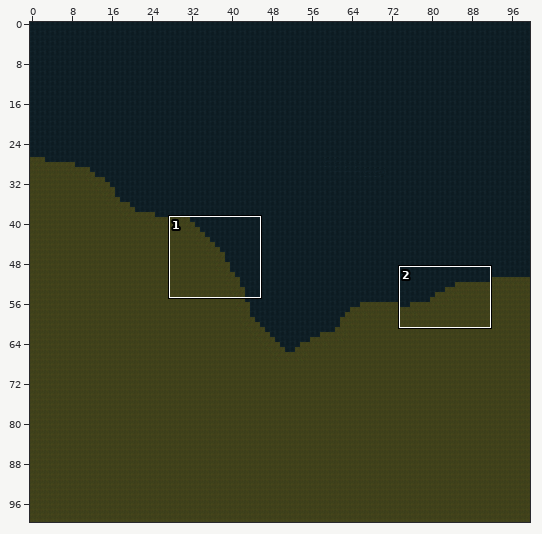
A Tiled map (JSON) gets an edit: LostAndDivine.ClientMonoGame/Content/Sectors/7_6.tmj. The first picture is a wide view before the edit; the outline marks the close-up.
Close-up. The starting point:
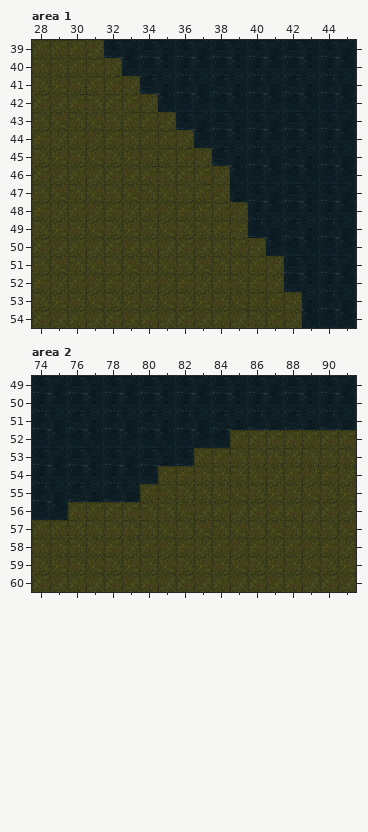
Cells are 64x64 px. Shown: area 1 x 28..45, y 39..54; area 2 x 74..91, y 49..60. The commit also changed other parts of the map, which this record leaves out.
After:
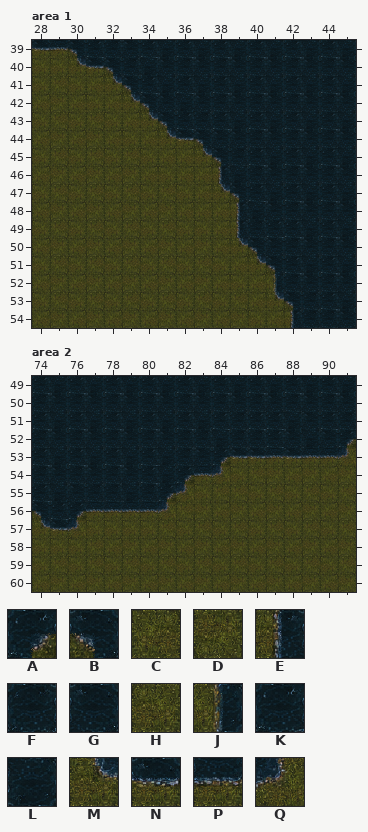
Key: from "World-Tilemap": A 10, B 11, C 91, D 92, E 98, F 99, G 100, H 121, J 128, K 129, L 130, M 158, N 159, P 160, Q 161.
_ is an empty cell.
Difference:
Layer "Слой тайлов 1", area 1:
The edit turns tile C into tile B in row 39 at x 30.
The edit turns tile D into tile B in row 40 at x 32; in row 41 at x 33; in row 42 at x 34; in row 43 at x 35; in row 50 at x 40; in row 51 at x 41.
The edit turns tile D into tile B in row 53 at x 42.
The edit turns tile G into tile B in row 44 at x 37.
The edit turns tile K into tile B in row 45 at x 38.
The edit turns tile L into tile B in row 47 at x 39.
The edit turns tile D into tile E in row 46 at x 38; in rows 48 to 49 at x 39; in row 54 at x 42.
The edit turns tile G into tile F in row 40 at x 33; in row 54 at x 43.
The edit turns tile K into tile F in row 39 at x 32; in row 49 at x 40.
The edit turns tile L into tile F in row 43 at x 37; in row 45 at x 39; in row 53 at x 43.
The edit turns tile F into tile G in row 44 at x 38.
The edit turns tile L into tile G in row 39 at x 33.
The edit turns tile D into tile J in row 52 at x 41.
The edit turns tile D into tile K in row 39 at x 31.
The edit turns tile L into tile K in row 49 at x 41.
The edit turns tile F into tile L in row 40 at x 34; in row 42 at x 36; in row 48 at x 40.
The edit turns tile G into tile L in row 46 at x 39.
The edit turns tile C into tile M in row 40 at x 30; in row 41 at x 32; in row 42 at x 33; in row 43 at x 34; in row 44 at x 35; in row 50 at x 39.
The edit turns tile C into tile M in row 51 at x 40; in row 53 at x 41.
The edit turns tile D into tile M in row 45 at x 37; in row 47 at x 38.
The edit turns tile C into tile N in row 39 at x 28; in row 40 at x 31.
The edit turns tile D into tile N in row 44 at x 36.
The edit turns tile C into tile P in row 39 at x 29.
Layer "Слой тайлов 1", area 2:
The edit turns tile C into tile A in row 52 at x 91; in row 53 at x 84; in row 54 at x 82; in row 56 at x 76.
The edit turns tile H into tile A in row 55 at x 81.
The edit turns tile F into tile B in row 56 at x 74.
The edit turns tile C into tile F in row 52 at x 85 to 86; in row 55 at x 80.
The edit turns tile G into tile F in row 52 at x 83.
The edit turns tile K into tile F in row 53 at x 82; in row 55 at x 78.
The edit turns tile L into tile F in row 51 at x 85 and 91; in row 55 at x 77.
The edit turns tile C into tile G in row 52 at x 88 and 90; in row 53 at x 83.
The edit turns tile K into tile G in row 55 at x 76.
The edit turns tile L into tile G in row 51 at x 89.
The edit turns tile C into tile K in row 52 at x 87.
The edit turns tile F into tile K in row 54 at x 80.
The edit turns tile G into tile K in row 56 at x 75.
The edit turns tile L into tile K in row 51 at x 87.
The edit turns tile C into tile L in row 52 at x 89; in row 54 at x 81.
The edit turns tile F into tile L in row 52 at x 84.
The edit turns tile K into tile L in row 51 at x 88.
The edit turns tile C into tile M in row 57 at x 74.
The edit turns tile C into tile N in row 57 at x 75.
The edit turns tile H into tile N in row 53 at x 85 to 86 and 88.
The edit turns tile C into tile P in row 56 at x 77 to 79.
The edit turns tile H into tile P in row 53 at x 87 and 89 to 90; in row 54 at x 83; in row 56 at x 80.
The edit turns tile H into tile Q in row 53 at x 91; in row 54 at x 84; in row 55 at x 82; in row 56 at x 81; in row 57 at x 76.
Changed places in both close-ups, as pixel boxes (x1, y1, x2, y2):
changed: (32, 40, 320, 328)
changed: (32, 412, 356, 538)
